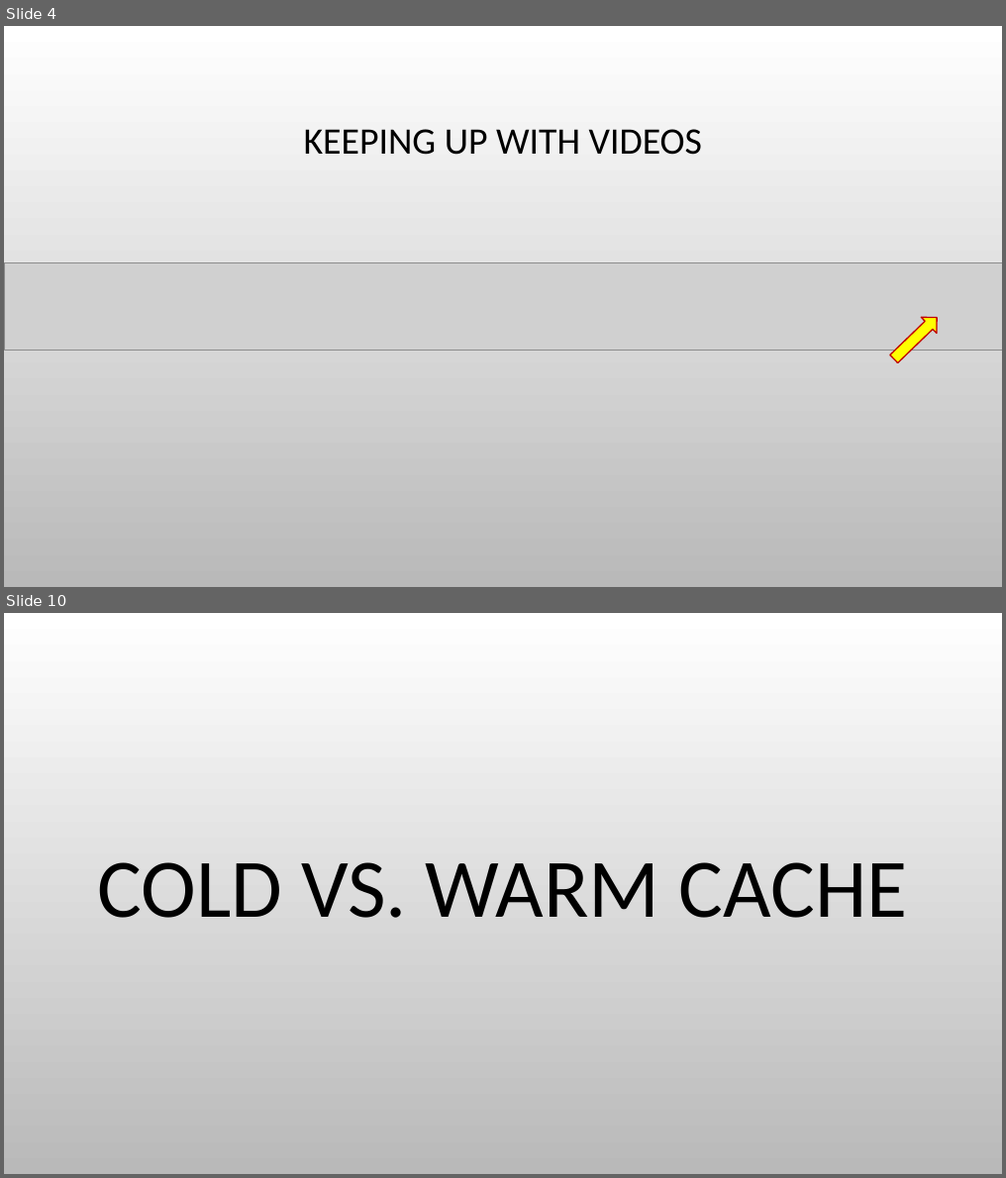
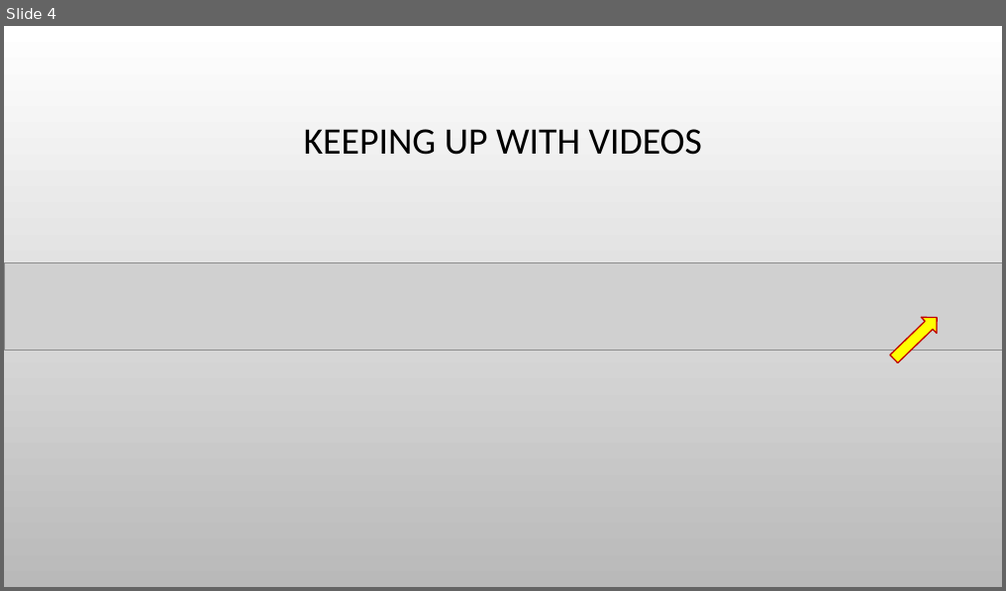
Before and after one commit to evarga/composite-decomposition, a slide deck: trailer/Trailer.pptx. Shown one above the other, each under a label of ours: slides 4 and 10 before the commit, slide 4 after it; the slides between them are not shown. The pictures are 1006x1178 and 1006x591 pixels, drawn with LibreOffice and Linux fonts; fonts in the diff are those of the drawing; grey boxes stand for pictures; background and template pictures are left out. Boxes give left, top, right and bottom in pixels: in the first picture for what was removed or moved away, otherwise in the second. Text is boxed around its words. In the diff, an @@ line names an element or a change of style, - is before the commit and + after.

```diff
--- a/trailer/Trailer.pptx
+++ b/trailer/Trailer.pptx
@@ slide 10 removed at <box>4,613,1002,1174</box>, background picture (left out) @@
@@ title removed at <box>98,862,908,918</box> @@
-COLD VS. WARM CACHE
```
Also in this commit, not shown: 2 slides changed, 8 other slides removed.
